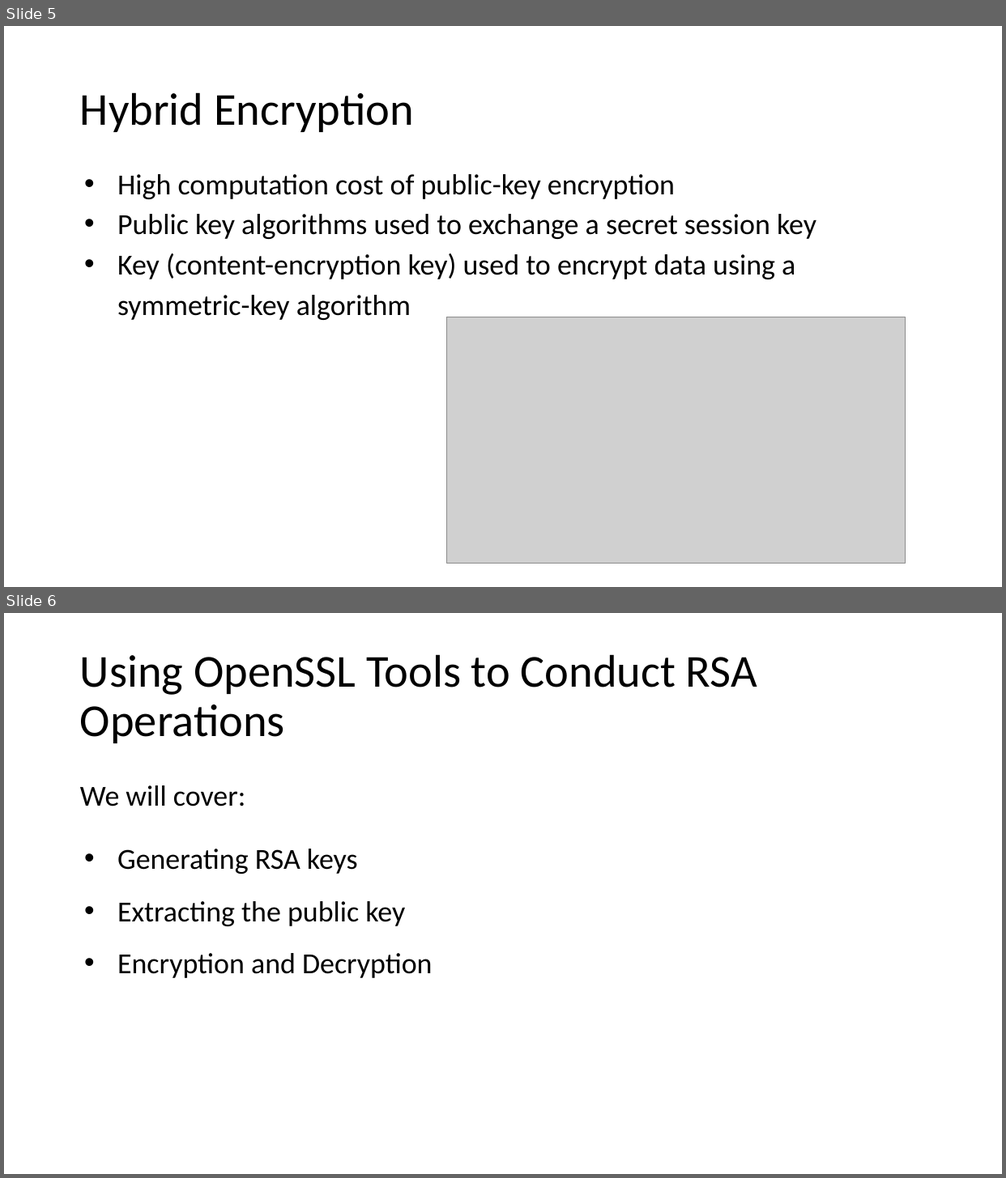
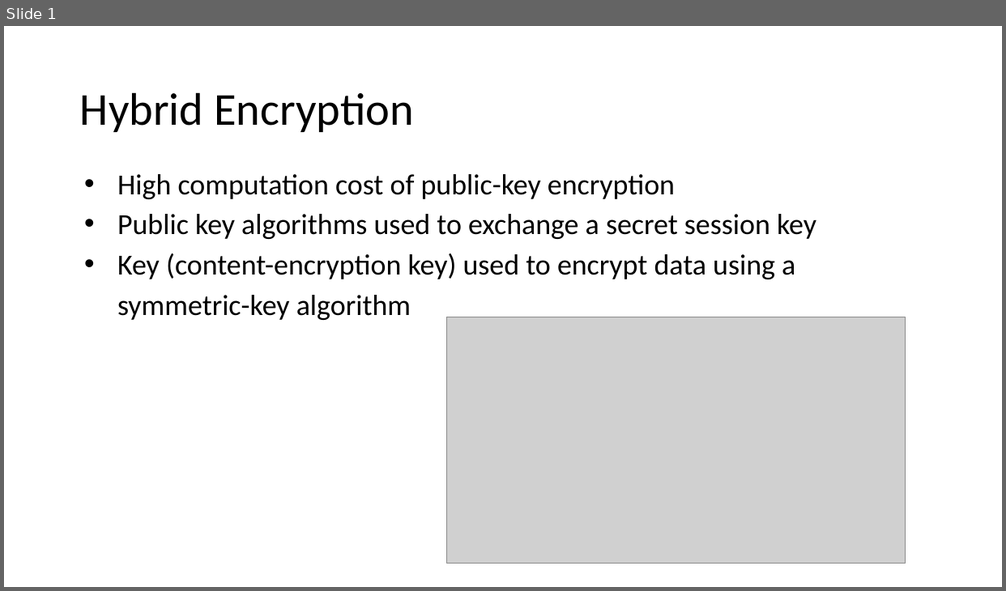
Before and after one commit to ayatkhosh/first, a slide deck: C03_Public_Key_Encryption.pptx. Shown one above the other, each under a label of ours: slides 5 and 6 before the commit, slide 1 after it. The pictures are 1006x1178 and 1006x591 pixels, drawn with LibreOffice and Linux fonts; fonts in the diff are those of the drawing; grey boxes stand for pictures. Boxes give left, top, right and bottom in pixels: in the first picture for what was removed or moved away, otherwise in the second. Text is boxed around its words. In the diff, an @@ line names an element or a change of style, - is before the commit and + after.

```diff
--- a/C03_Public_Key_Encryption.pptx
+++ b/C03_Public_Key_Encryption.pptx
@@ slide 6 removed at box(4, 613, 1002, 1174), background #FFFFFF @@
@@ title removed at box(80, 654, 757, 743) @@
-Using OpenSSL Tools to Conduct RSA Operations
@@ text removed at box(80, 786, 432, 978) @@
-We will cover:
-• Generating RSA keys
-• Extracting the public key
-• Encryption and Decryption
@@ what was slide 5 is now slide 1 @@
```
Also in this commit, not shown: 1 slide changed, 5 slides added, 7 other slides removed, 1 other file.
